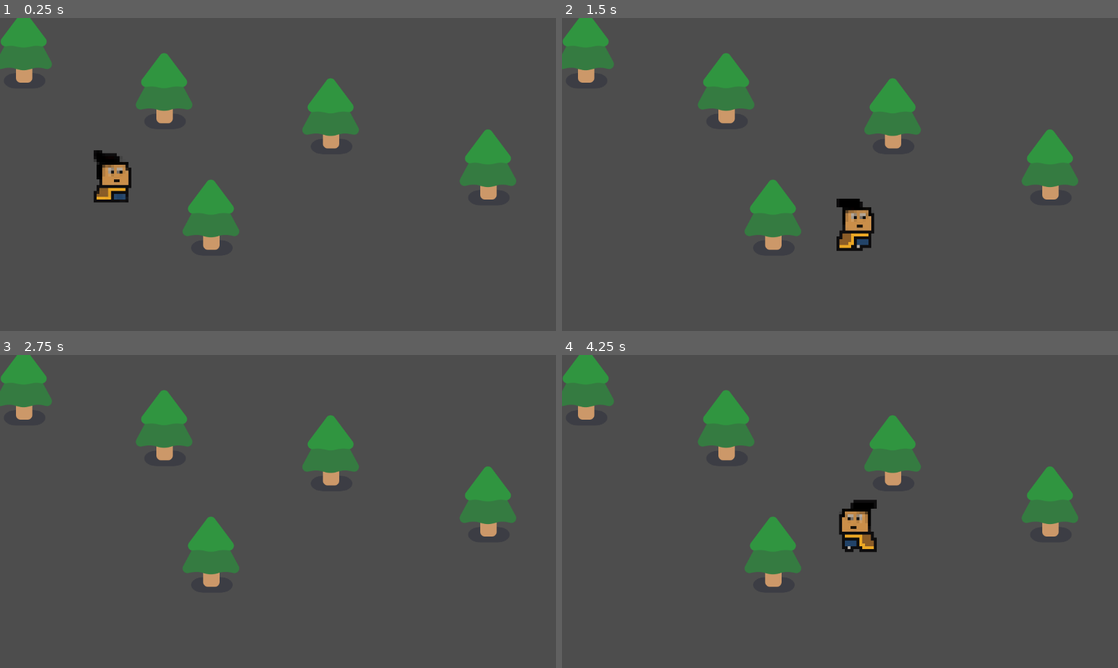
Above: before the commit, frames 1-4 (two rows, left to right).
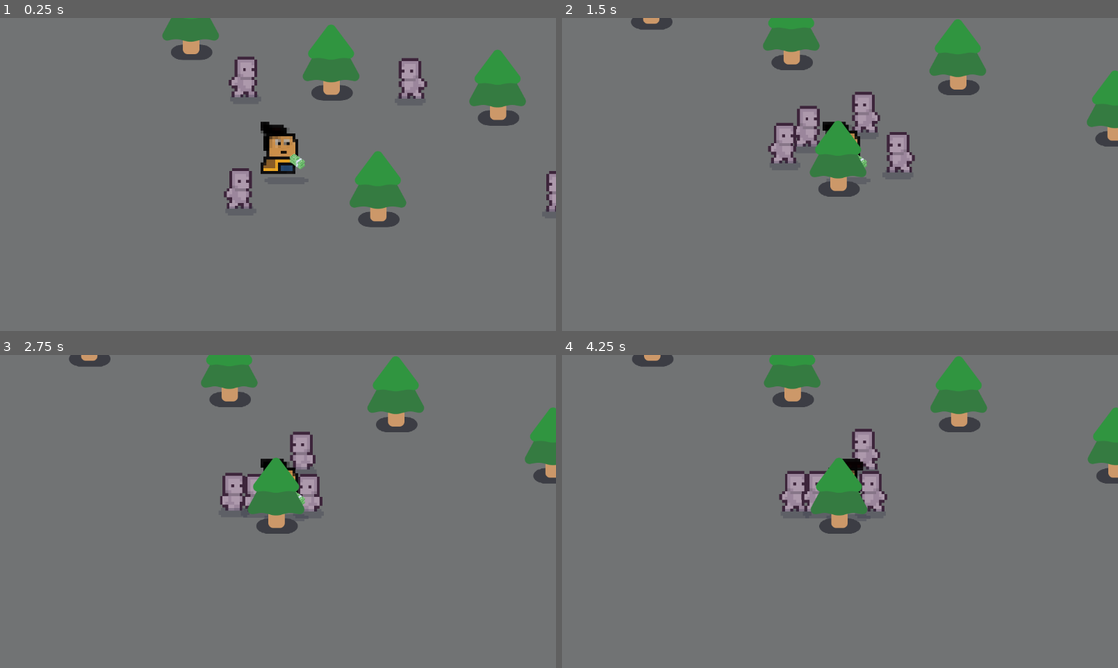
Above: after the commit, the same moments.

Repository: ZeekHoft/MoneyFrenzy
Game: Godot game, scene res://scenes/game.tscn
The game is run twice, just before and just after one commit, with the same random seed, the same clock (stepped at 60 frames per second) and the same inputs.
Inputs:
- Up to frame 1 (0.25 s): no input
- Up to frame 2 (1.5 s): hold D (move_right) 0.53-1.28 s; hold S (move_down) from 1.28 s (still down)
- Up to frame 3 (2.75 s): release S (move_down) at 2.03 s; hold D (move_right) from 2.03 s (still down)
- Up to frame 4 (4.25 s): release D (move_right) at 2.78 s; hold W (move_up) 2.78-3.53 s; hold A (move_left) from 3.53 s (still down)

The runs differ from the first frame. In frame 1, 99% of the frame differs, in the area x 0-100%, y 0-100%; in frame 2, 99%; in frame 3, 99%; in frame 4, 99%.

Commit message:
added enemies and a gun and shadow

Diff:
--- /dev/null
+++ b/mob.gd
@@ -0,0 +1,19 @@
+extends CharacterBody2D
+
+
+@onready var business_man = get_node("/root/Game/businessMan")
+@onready var animated_sprite_2d = $AnimatedSprite2D
+
+
+func _physics_process(delta):
+	var mob_direction = global_position.direction_to(business_man.global_position)
+	velocity = mob_direction * 200.0
+	animated_sprite_2d.play("running")
+	move_and_slide()
+
+	var player_direction = business_man.get_player_direction()
+	#global_position.x is the mob then the other one is the x position of the player
+	if global_position.x < business_man.global_position.x:
+		animated_sprite_2d.flip_h = false
+	elif global_position.x > business_man.global_position.x:
+		animated_sprite_2d.flip_h = true
--- a/scenes/business_man.tscn
+++ b/scenes/business_man.tscn
@@ -1,7 +1,9 @@
-[gd_scene load_steps=25 format=3 uid="uid://d87r4mywukd7"]
+[gd_scene load_steps=27 format=3 uid="uid://d87r4mywukd7"]
 
 [ext_resource type="Script" path="res://scripts/business_man.gd" id="1_cm7y0"]
 [ext_resource type="Texture2D" uid="uid://b72hwi366h8aq" path="res://images/business_man.png" id="1_lw8bc"]
+[ext_resource type="Texture2D" uid="uid://bgxtjkayof65g" path="res://images/Shadow.png" id="2_mifeh"]
+[ext_resource type="PackedScene" uid="uid://dv7x0ioycxvah" path="res://scenes/money.tscn" id="4_q8pei"]
 
 [sub_resource type="AtlasTexture" id="AtlasTexture_1u72x"]
 atlas = ExtResource("1_lw8bc")
@@ -163,6 +165,11 @@
 [node name="businessMan" type="CharacterBody2D"]
 script = ExtResource("1_cm7y0")
 
+[node name="Shadow" type="Sprite2D" parent="."]
+position = Vector2(17.25, -12.25)
+scale = Vector2(7.60938, 3.57813)
+texture = ExtResource("2_mifeh")
+
 [node name="AnimatedSprite2D" type="AnimatedSprite2D" parent="."]
 position = Vector2(6, -73)
 scale = Vector2(6, 6)
@@ -174,3 +181,8 @@
 [node name="CollisionShape2D" type="CollisionShape2D" parent="."]
 position = Vector2(8, -53)
 shape = SubResource("CapsuleShape2D_87ulo")
+
+[node name="Camera2D" type="Camera2D" parent="."]
+
+[node name="Money" parent="." instance=ExtResource("4_q8pei")]
+position = Vector2(27, -27)
--- a/scenes/game.tscn
+++ b/scenes/game.tscn
@@ -1,10 +1,20 @@
-[gd_scene load_steps=3 format=3 uid="uid://5oh61jih13wc"]
+[gd_scene load_steps=4 format=3 uid="uid://5oh61jih13wc"]
 
 [ext_resource type="PackedScene" uid="uid://28foeieqplhj" path="res://scenes/tree.tscn" id="2_biit0"]
 [ext_resource type="PackedScene" uid="uid://d87r4mywukd7" path="res://scenes/business_man.tscn" id="2_f6q2v"]
+[ext_resource type="PackedScene" uid="uid://beoqdp18yive5" path="res://scenes/mob.tscn" id="3_usmag"]
 
 [node name="Game" type="Node2D"]
 y_sort_enabled = true
+
+[node name="CanvasLayer" type="CanvasLayer" parent="."]
+layer = -1
+
+[node name="ColorRect" type="ColorRect" parent="CanvasLayer"]
+offset_right = 40.0
+offset_bottom = 40.0
+scale = Vector2(28.8876, 16.2181)
+color = Color(0.442869, 0.453096, 0.45447, 1)
 
 [node name="Tree" parent="." instance=ExtResource("2_biit0")]
 position = Vector2(341, 201)
@@ -23,3 +33,15 @@
 
 [node name="businessMan" parent="." instance=ExtResource("2_f6q2v")]
 position = Vector2(230, 383)
+
+[node name="mob" parent="." instance=ExtResource("3_usmag")]
+position = Vector2(854, 467)
+
+[node name="mob2" parent="." instance=ExtResource("3_usmag")]
+position = Vector2(110, 487)
+
+[node name="mob3" parent="." instance=ExtResource("3_usmag")]
+position = Vector2(138, 177)
+
+[node name="mob4" parent="." instance=ExtResource("3_usmag")]
+position = Vector2(542, 201)
--- /dev/null
+++ b/scenes/mob.tscn
@@ -0,0 +1,63 @@
+[gd_scene load_steps=10 format=3 uid="uid://beoqdp18yive5"]
+
+[ext_resource type="Texture2D" uid="uid://bqm4fl5bxtlwp" path="res://images/Prototype_Character.png" id="1_l3u8s"]
+[ext_resource type="Script" path="res://mob.gd" id="1_rski6"]
+[ext_resource type="Texture2D" uid="uid://bgxtjkayof65g" path="res://images/Shadow.png" id="3_s8n3j"]
+
+[sub_resource type="AtlasTexture" id="AtlasTexture_url28"]
+atlas = ExtResource("1_l3u8s")
+region = Rect2(0, 128, 32, 32)
+
+[sub_resource type="AtlasTexture" id="AtlasTexture_4fv0s"]
+atlas = ExtResource("1_l3u8s")
+region = Rect2(32, 128, 32, 32)
+
+[sub_resource type="AtlasTexture" id="AtlasTexture_lr5hb"]
+atlas = ExtResource("1_l3u8s")
+region = Rect2(64, 128, 32, 32)
+
+[sub_resource type="AtlasTexture" id="AtlasTexture_rledl"]
+atlas = ExtResource("1_l3u8s")
+region = Rect2(96, 128, 32, 32)
+
+[sub_resource type="SpriteFrames" id="SpriteFrames_d5jly"]
+animations = [{
+"frames": [{
+"duration": 1.0,
+"texture": SubResource("AtlasTexture_url28")
+}, {
+"duration": 1.0,
+"texture": SubResource("AtlasTexture_4fv0s")
+}, {
+"duration": 1.0,
+"texture": SubResource("AtlasTexture_lr5hb")
+}, {
+"duration": 1.0,
+"texture": SubResource("AtlasTexture_rledl")
+}],
+"loop": true,
+"name": &"running",
+"speed": 6.0
+}]
+
+[sub_resource type="CapsuleShape2D" id="CapsuleShape2D_rdit1"]
+radius = 23.0
+height = 80.0
+
+[node name="mob" type="CharacterBody2D"]
+script = ExtResource("1_rski6")
+
+[node name="AnimatedSprite2D" type="AnimatedSprite2D" parent="."]
+position = Vector2(5, -42)
+scale = Vector2(5.838, 6)
+sprite_frames = SubResource("SpriteFrames_d5jly")
+animation = &"running"
+
+[node name="Shadow" type="Sprite2D" parent="AnimatedSprite2D"]
+position = Vector2(0, 2.16667)
+scale = Vector2(0.9137, 0.795247)
+texture = ExtResource("3_s8n3j")
+
+[node name="CollisionShape2D" type="CollisionShape2D" parent="."]
+position = Vector2(4, -42)
+shape = SubResource("CapsuleShape2D_rdit1")
--- /dev/null
+++ b/scenes/money.tscn
@@ -0,0 +1,21 @@
+[gd_scene load_steps=3 format=3 uid="uid://dv7x0ioycxvah"]
+
+[ext_resource type="Texture2D" uid="uid://lc12vbvjbmgl" path="res://images/money.png" id="1_r3sf5"]
+
+[sub_resource type="CircleShape2D" id="CircleShape2D_w1y21"]
+radius = 132.555
+
+[node name="Money" type="Area2D"]
+
+[node name="CollisionShape2D" type="CollisionShape2D" parent="."]
+scale = Vector2(2, 2)
+shape = SubResource("CircleShape2D_w1y21")
+
+[node name="pivotMoney" type="Marker2D" parent="."]
+
+[node name="Money" type="Sprite2D" parent="pivotMoney"]
+position = Vector2(13, -2.38419e-07)
+scale = Vector2(0.503426, 0.634352)
+texture = ExtResource("1_r3sf5")
+
+[node name="throwMoney" type="Marker2D" parent="pivotMoney/Money"]
--- a/scripts/business_man.gd
+++ b/scripts/business_man.gd
@@ -1,23 +1,26 @@
+# player.gd
 extends CharacterBody2D
 
 @onready var animated_sprite_2d = $AnimatedSprite2D
+var player_direction = Vector2.ZERO
 
-func _physics_process(delta): #update the physics body of interacting nodes
-	#Input, detects the user input
-	#get_vector, handy function it calculates 2D vector (WASD) input is being followed
-	var player_direction = Input.get_vector("move_left","move_right","move_up","move_down")
-	#player speed
+func _physics_process(delta):
+	player_direction = Input.get_vector("move_left", "move_right", "move_up", "move_down")
+
 	velocity = player_direction * 500
 	move_and_slide()
+
 	if velocity.length() > 0.0:
 		animated_sprite_2d.play("run")
 	else:
 		animated_sprite_2d.play("idle")
-
-
 
 	var direction = Input.get_axis("move_left", "move_right")
 	if direction > 0:
 		animated_sprite_2d.flip_h = false
 	elif direction < 0:
 		animated_sprite_2d.flip_h = true
+
+# Method to get the current player direction
+func get_player_direction():
+	return player_direction
Not shown, added: images/License.txt
Binary file added: images/Prototype_Character.png
Not shown, added: images/Prototype_Character.png.import
Binary file added: images/Shadow.png
Not shown, added: images/Shadow.png.import
Binary file added: images/money.png
Not shown, added: images/money.png.import
Not shown, added: images/Thank You!.pdf
